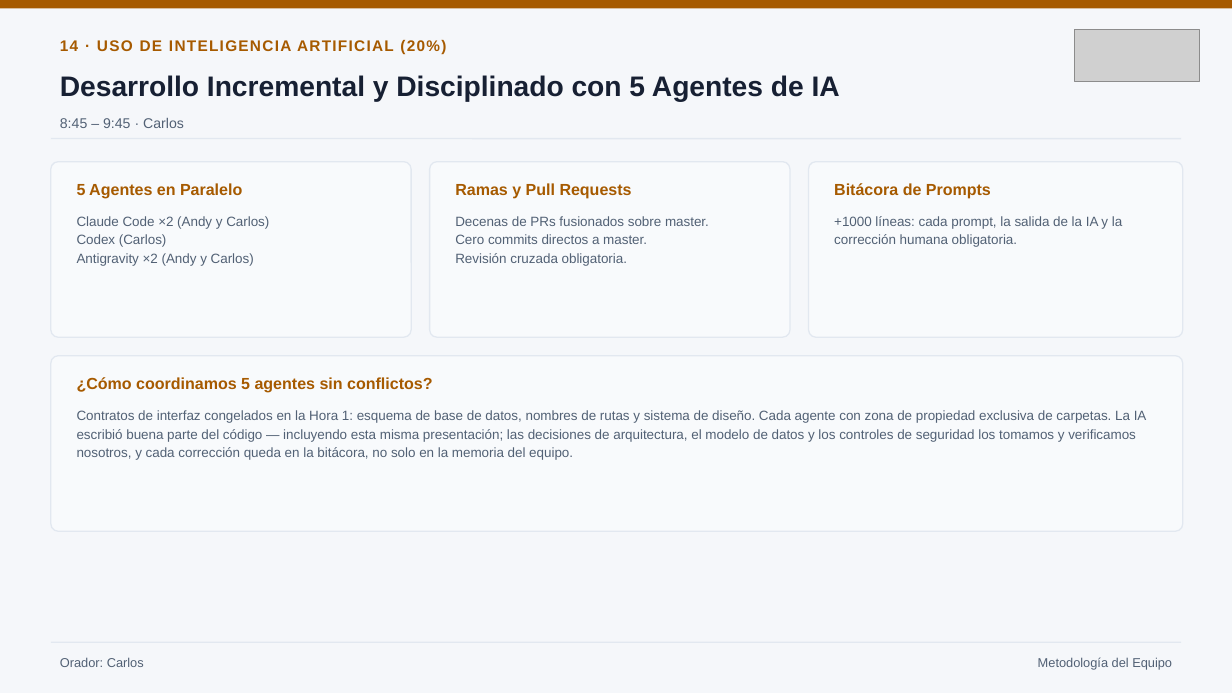
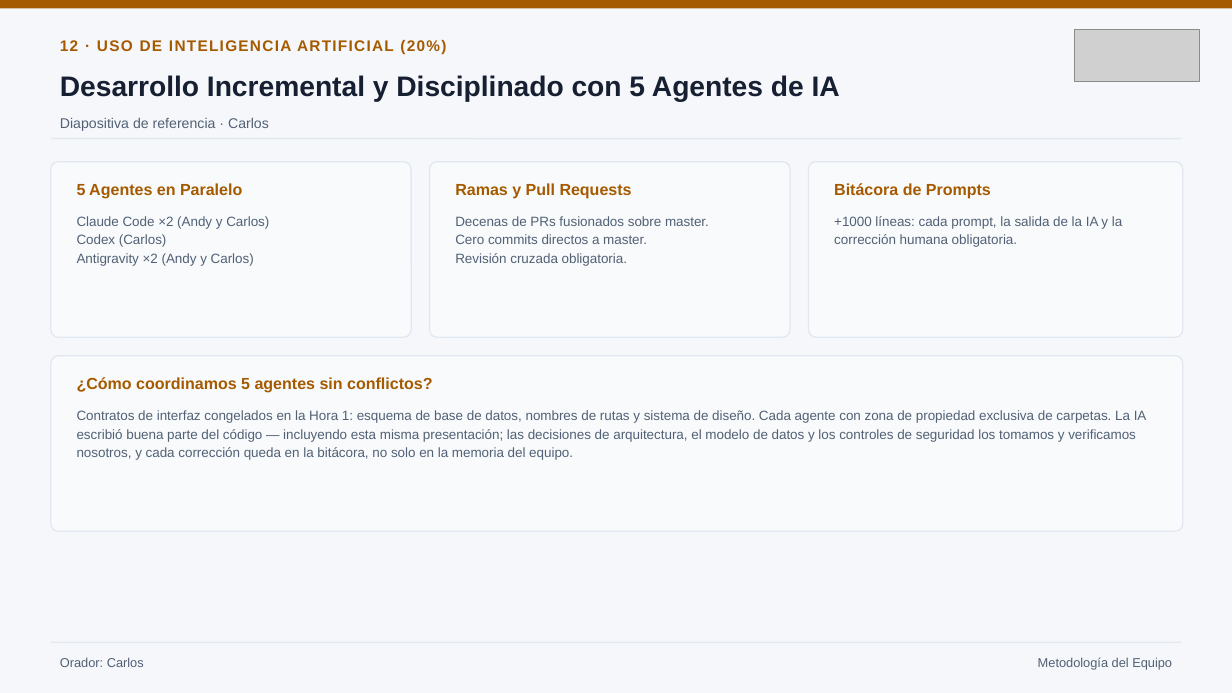
Before and after one commit to Andy13K/Dia_del_programador_IA, a slide deck: slide 12 of docs/export/Presentacion-Kin-Solar-Guatemala.pptx (slide 14 before the commit). Drawn at 1232x693 pixels with LibreOffice and Linux fonts; fonts in the diff are those of the drawing; grey boxes stand for pictures. Boxes give left, top, right and bottom in pixels: in the first picture for what was removed or moved away, otherwise in the second. Text is boxed around its words. In the diff, an @@ line names an element or a change of style, - is before the commit and + after.

```diff
--- a/docs/export/Presentacion-Kin-Solar-Guatemala.pptx
+++ b/docs/export/Presentacion-Kin-Solar-Guatemala.pptx
@@ text at (x1=60, y1=40, x2=446, y2=55): text changed @@
-14 · USO DE INTELIGENCIA ARTIFICIAL (20%)
+12 · USO DE INTELIGENCIA ARTIFICIAL (20%)
@@ text at (x1=60, y1=118, x2=269, y2=131): text changed @@
-8:45 – 9:45 · Carlos
+Diapositiva de referencia · Carlos
```
Also in this commit, not shown: 12 other slides changed, 2 slides added, 3 slides removed, 12 other files.
